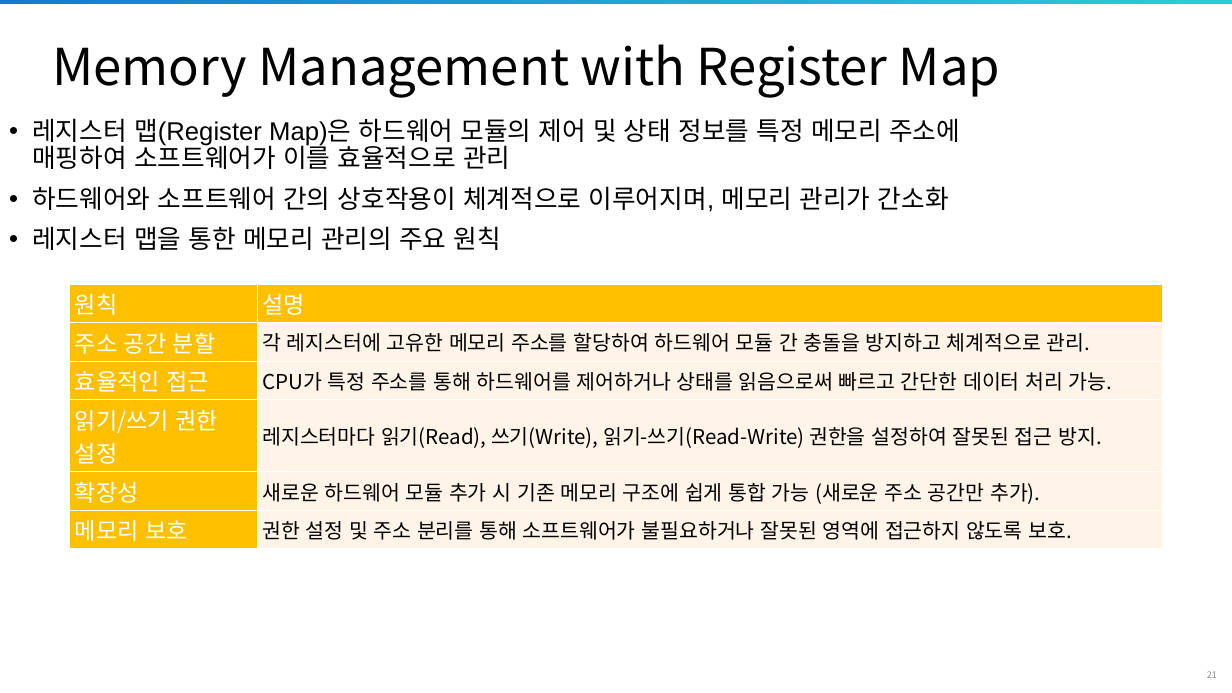
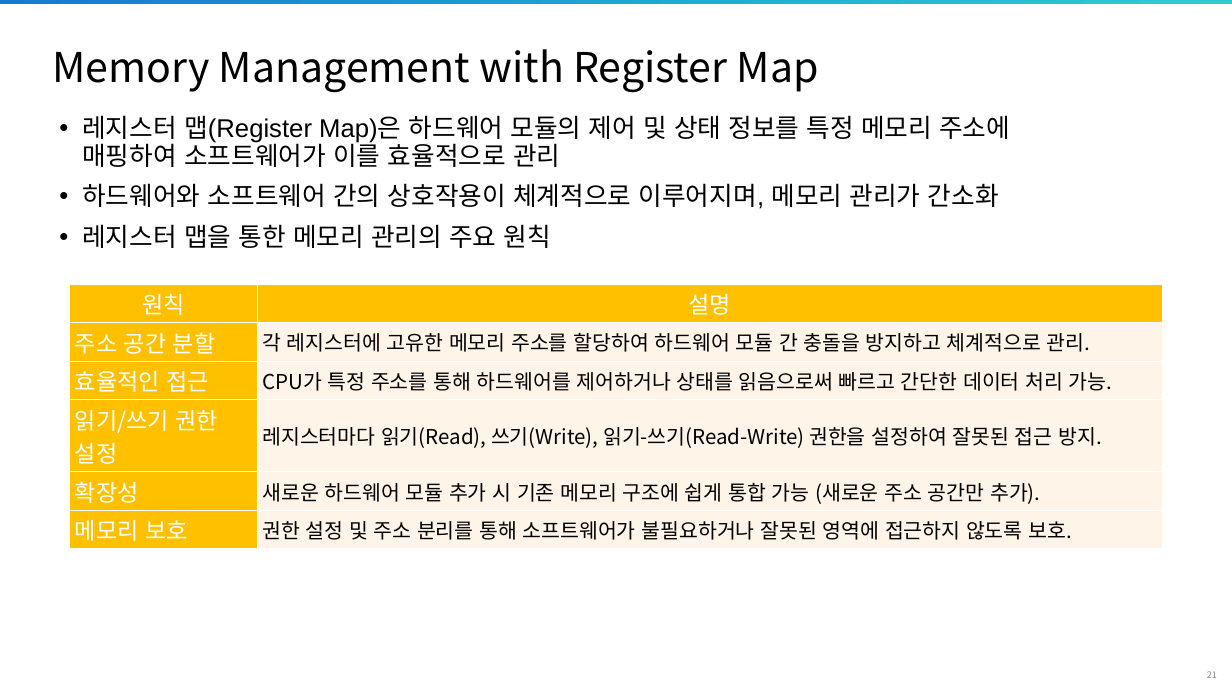
Before and after one commit to siliconground/SoC_102, a slide deck: slide 21 of 0_DOCS/1_EDU_REF/1_DESIGN/SoC102_D6.pptx. Drawn at 1232x693 pixels with LibreOffice and Linux fonts; fonts in the diff are those of the drawing; background and template pictures are left out. Boxes give left, top, right and bottom in pixels: in the first picture for what was removed or moved away, otherwise in the second. Text is boxed around its words. In the diff, an @@ line names an element or a change of style, - is before the commit and + after.

Commit message:
Revised design lect6

```diff
--- a/0_DOCS/1_EDU_REF/1_DESIGN/SoC102_D6.pptx
+++ b/0_DOCS/1_EDU_REF/1_DESIGN/SoC102_D6.pptx
@@ title "Memory Management with Register Map" at (52, 49, 819, 92): size 39.6 to 32 pt @@
@@ text "레지스터 맵(Register Map)은 하드웨어 모듈의 ...": place and size @@
-text "레지스터 맵(Register Map)은 하드웨어 모듈의 ..." at (32, 118, 960, 250)
+text "레지스터 맵(Register Map)은 하드웨어 모듈의 ..." at (82, 115, 1010, 248)
@@ table at (69, 284, 1162, 556) @@
@@ alignment left to centre @@
```
Also in this commit, not shown: 11 other slides changed, 1 slide added.
